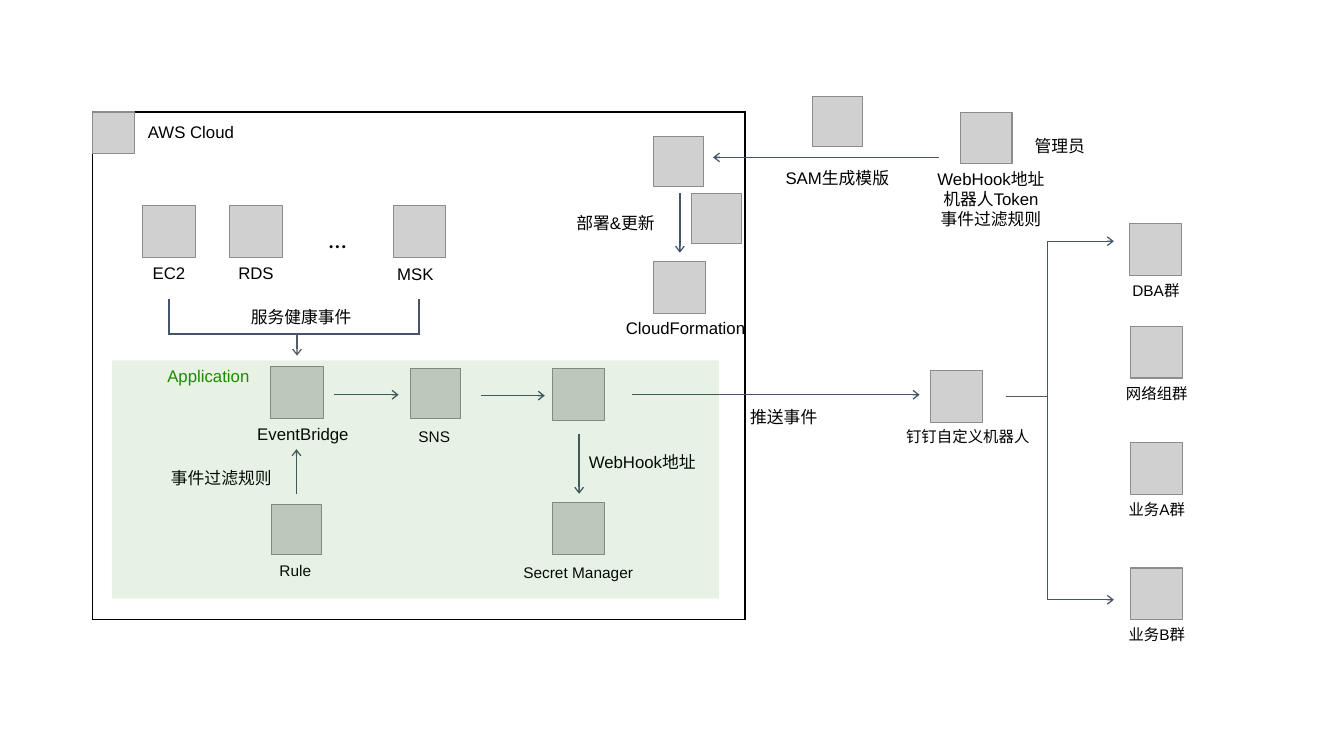
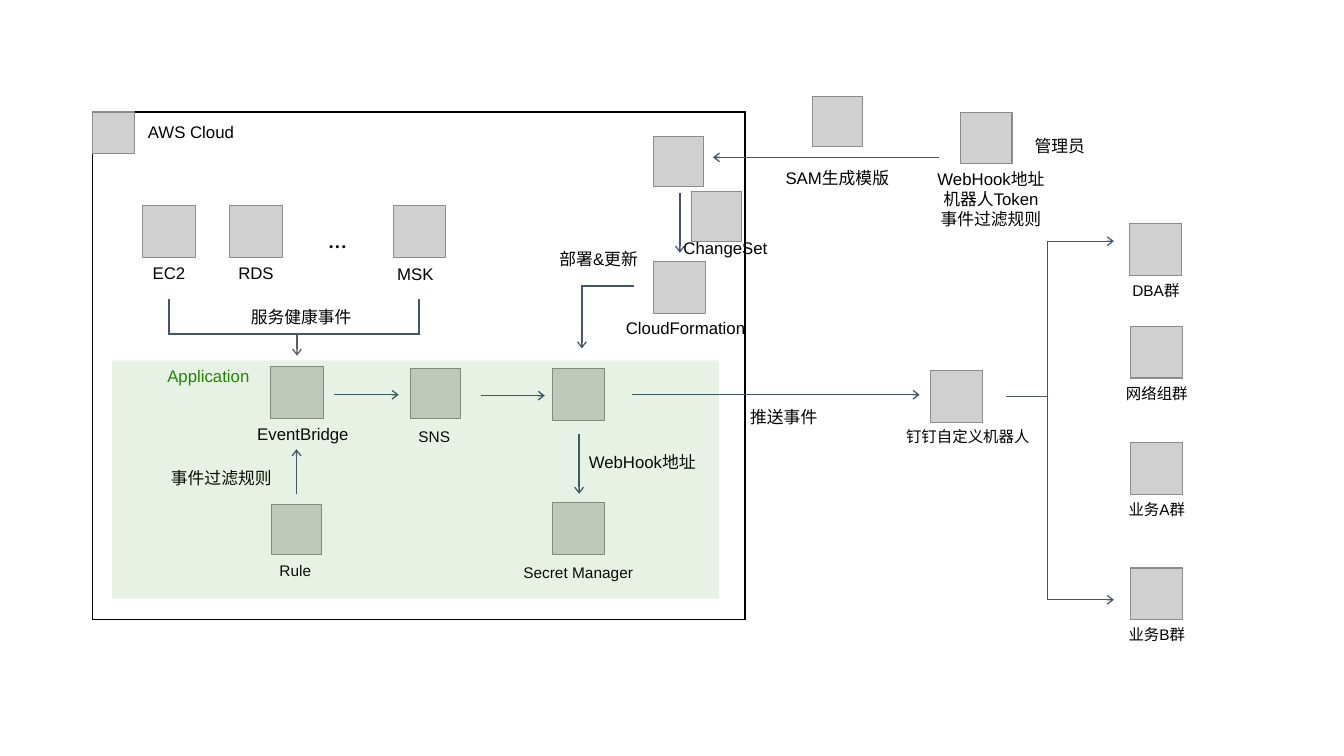
Before and after one commit to zhang1980s/aws-event-bot, a slide deck: slide 1 of dingtalk/picture/DingTalk-event-bot.pptx. Drawn at 1344x756 pixels with LibreOffice and Linux fonts; fonts in the diff are those of the drawing; grey boxes stand for pictures. Boxes give left, top, right and bottom in pixels: in the first picture for what was removed or moved away, otherwise in the second. Text is boxed around its words. In the diff, an @@ line names an element or a change of style, - is before the commit and + after.

```diff
--- a/dingtalk/picture/DingTalk-event-bot.pptx
+++ b/dingtalk/picture/DingTalk-event-bot.pptx
@@ text "部署&更新": place and size @@
-text "部署&更新" at bbox=[576, 215, 654, 231]
+text "部署&更新" at bbox=[559, 251, 637, 267]
@@ text added at bbox=[683, 240, 767, 258], 12 pt, text #000000 @@
+ChangeSet
@@ freeform shape added at bbox=[582, 286, 634, 349], outline #44546A 1 pt @@
```
Also in this commit, not shown: 1 other file.
